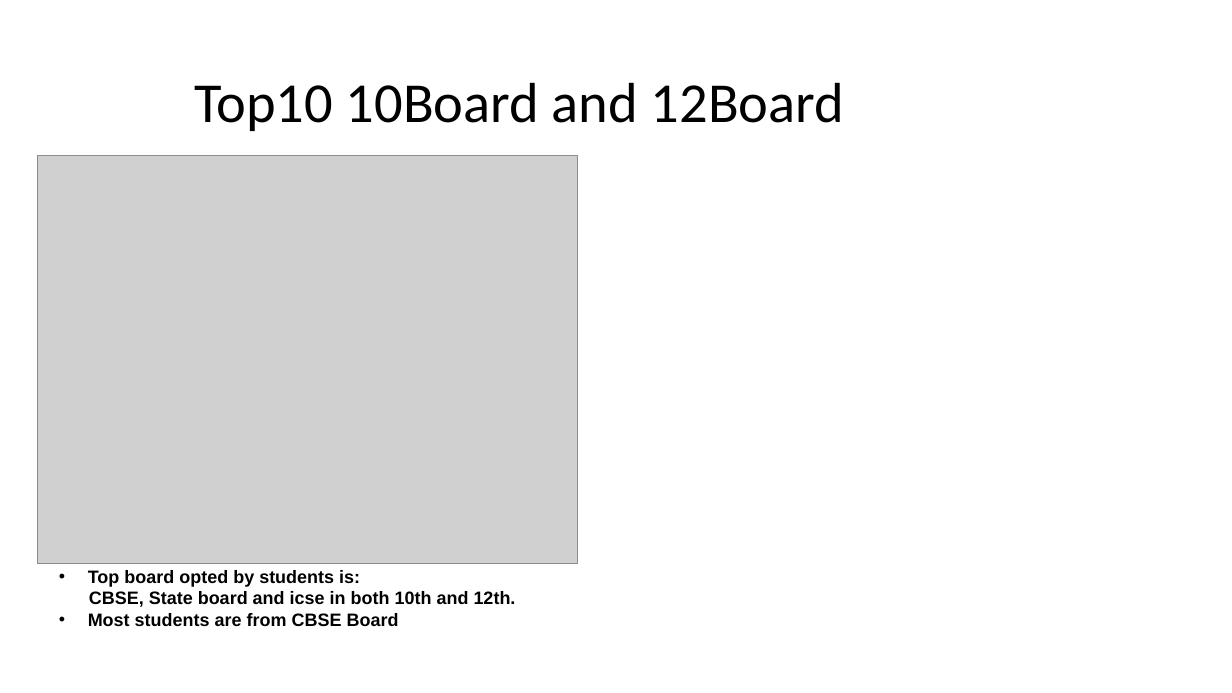
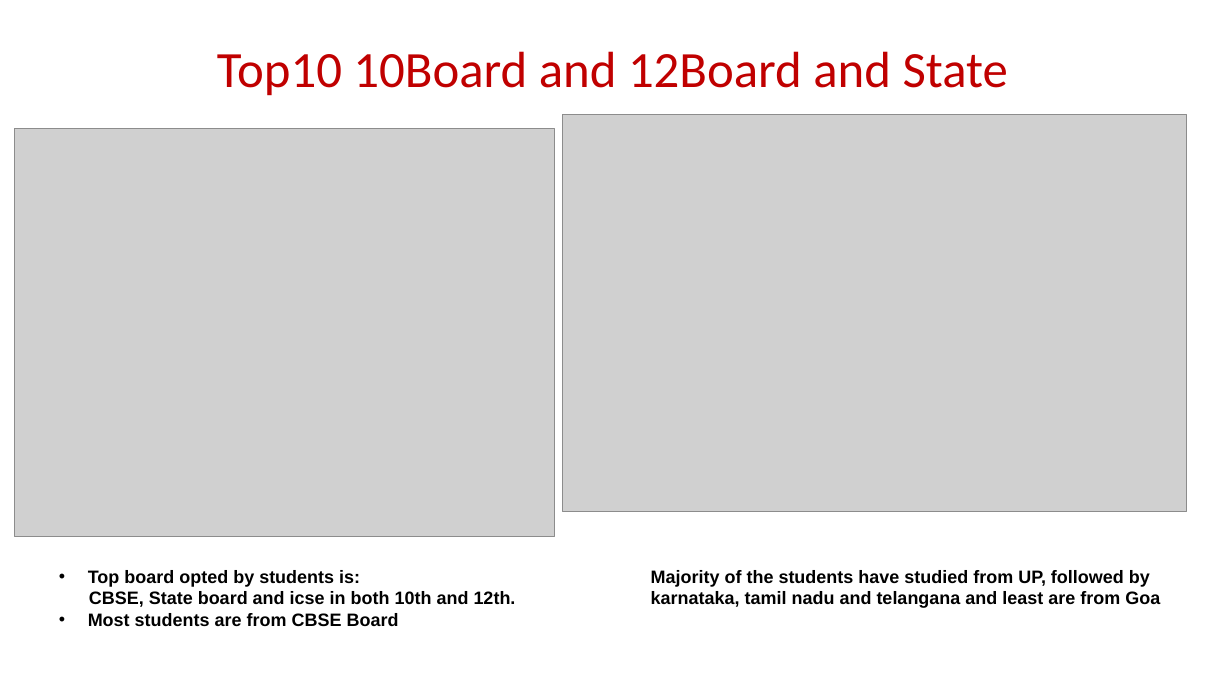
Before and after one commit to ZebaSamreen/Amcat, a slide deck: slide 7 of amcat ppt.pptx (slide 6 before the commit). Drawn at 1232x693 pixels with LibreOffice and Linux fonts; fonts in the diff are those of the drawing; grey boxes stand for pictures; background and template pictures are left out. Boxes give left, top, right and bottom in pixels: in the first picture for what was removed or moved away, otherwise in the second. Text is boxed around its words. In the diff, an @@ line names an element or a change of style, - is before the commit and + after.

```diff
--- a/amcat ppt.pptx
+++ b/amcat ppt.pptx
@@ title at [217,51,1008,96]: text changed; size 44 to 39.6 pt; text colour #000000 to #C00000 @@
-Top10 10Board and 12Board
+Top10 10Board and 12Board and State
@@ picture added at [563,115,1187,512] @@
@@ picture: place and size @@
-picture at [38,155,578,564]
+picture at [15,128,555,537]
@@ text added at [651,570,1160,608], 14 pt, text #000000, bold @@
+Majority of the students have studied from UP, followed by karnataka, tamil nadu and telangana and least are from Goa
```
Also in this commit, not shown: 1 other slide changed, 2 slides added, 1 slide removed.
